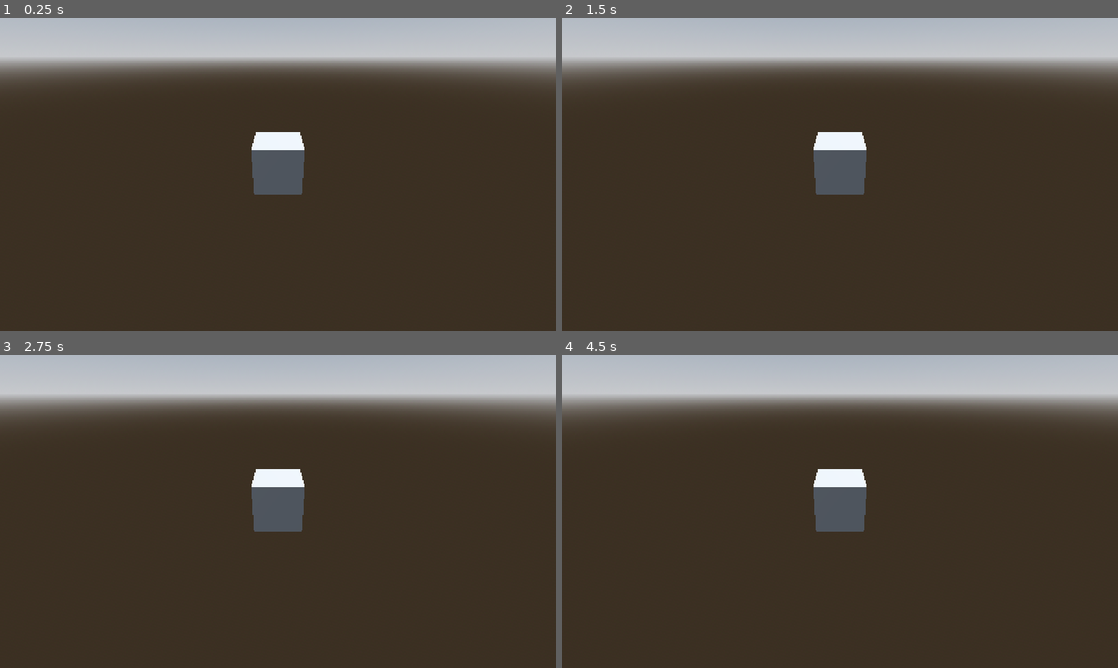
Above: before the commit, frames 1-4 (two rows, left to right).
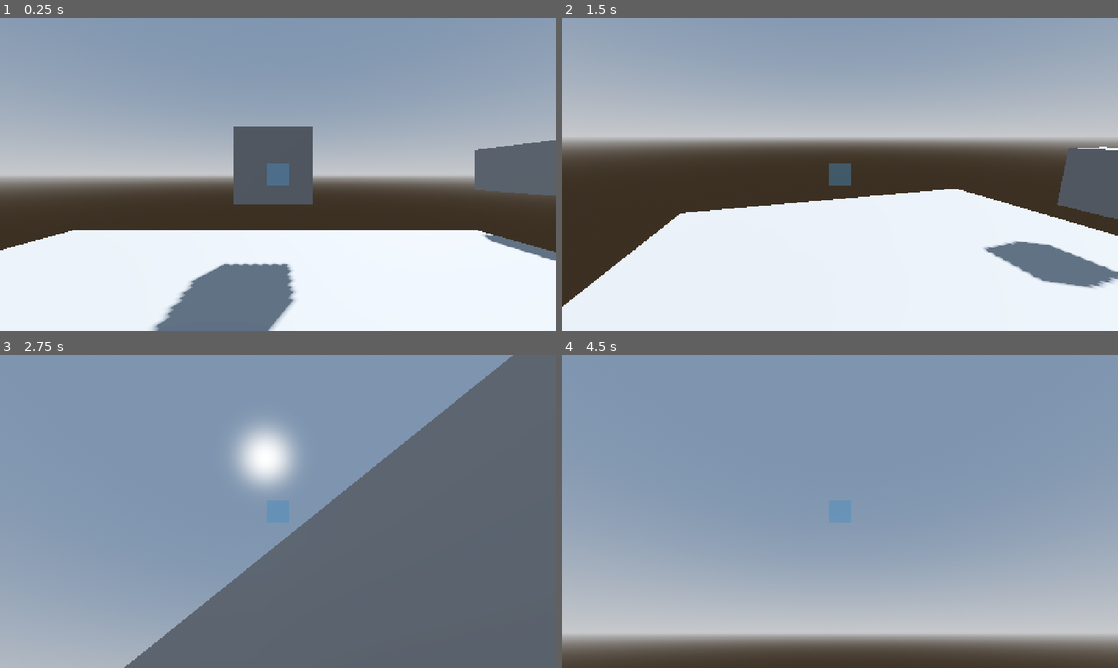
Above: after the commit, the same moments.

Repository: eddndev/promesa-de-porcelana
Game: Godot game, scene res://scenes/main.tscn
Same seed, same stepped clock (60 frames per second), same inputs: the game is played once before the commit and once after it.
Inputs (mouse positions are in pixels of both pictures, inside the frame that each line leads up to):
- Up to frame 1 (0.25 s): no input
- Up to frame 2 (1.5 s): tap Enter at 0.5 s; move the mouse to (962, 158) at 0.52 s; hold D (derecha, bound only after the commit) 0.53-1.28 s; hold Shift (sigilo, bound only after the commit) 0.53-1.28 s; tap Space (saltar, bound only after the commit) at 0.77, 0.8, 1.07, 1.35 s; move the mouse to (728, 190) at 1.27 s; hold S (atras, bound only after the commit) from 1.28 s (still down)
- Up to frame 3 (2.75 s): tap Space (saltar, bound only after the commit) at 1.52, 1.82, 2.3 s; tap Shift (sigilo, bound only after the commit) at 1.55 s; move the mouse to (333, 442) at 2.02 s; release S (atras, bound only after the commit) at 2.03 s; hold D (derecha, bound only after the commit) from 2.03 s (still down); hold Shift (sigilo, bound only after the commit) from 2.03 s (still down)
- Up to frame 4 (4.5 s): move the mouse to (812, 574) at 2.77 s; release D (derecha, bound only after the commit) at 2.78 s; release Shift (sigilo, bound only after the commit) at 2.78 s; hold W (adelante, bound only after the commit) 2.78-3.53 s; tap Shift (sigilo, bound only after the commit) at 2.85, 4.35 s; tap Space (saltar, bound only after the commit) at 3.02, 3.32 s; move the mouse to (1006, 558) at 3.52 s; hold Space (saltar, bound only after the commit) 3.53-4.28 s; hold A (izquierda, bound only after the commit) from 3.53 s (still down); move the mouse to (673, 464) at 4.27 s

The runs differ from the first frame. In frame 1, 86% of the frame differs, in the area x 0-100%, y 0-100%; in frame 2, 82%; in frame 3, 100%; in frame 4, 96%.

Commit message:
Player Añadido (creo)

Diff:
--- /dev/null
+++ b/autoloads/GLOBAL.gd
@@ -0,0 +1 @@
+extends Node
--- a/project.godot
+++ b/project.godot
@@ -8,15 +8,56 @@
 
 config_version=5
 
+[animation]
+
+compatibility/default_parent_skeleton_in_mesh_instance_3d=true
+
 [application]
 
 config/name="Promesa de Porcelana"
 run/main_scene="res://scenes/main.tscn"
-config/features=PackedStringArray("4.5", "Forward Plus")
+config/features=PackedStringArray("4.6", "Forward Plus")
 config/icon="res://icon.svg"
+
+[autoload]
+
+GLOBAL="*uid://dij5g2ojjmoof"
 
 [display]
 
 window/size/viewport_width=1280
 window/size/viewport_height=720
 window/stretch/mode="canvas_items"
+
+[input]
+
+adelante={
+"deadzone": 0.2,
+"events": [Object(InputEventKey,"resource_local_to_scene":false,"resource_name":"","device":-1,"window_id":0,"alt_pressed":false,"shift_pressed":false,"ctrl_pressed":false,"meta_pressed":false,"pressed":false,"keycode":0,"physical_keycode":87,"key_label":0,"unicode":119,"location":0,"echo":false,"script":null)
+]
+}
+izquierda={
+"deadzone": 0.2,
+"events": [Object(InputEventKey,"resource_local_to_scene":false,"resource_name":"","device":-1,"window_id":0,"alt_pressed":false,"shift_pressed":false,"ctrl_pressed":false,"meta_pressed":false,"pressed":false,"keycode":0,"physical_keycode":65,"key_label":0,"unicode":97,"location":0,"echo":false,"script":null)
+]
+}
+derecha={
+"deadzone": 0.2,
+"events": [Object(InputEventKey,"resource_local_to_scene":false,"resource_name":"","device":-1,"window_id":0,"alt_pressed":false,"shift_pressed":false,"ctrl_pressed":false,"meta_pressed":false,"pressed":false,"keycode":0,"physical_keycode":68,"key_label":0,"unicode":100,"location":0,"echo":false,"script":null)
+]
+}
+atras={
+"deadzone": 0.2,
+"events": [Object(InputEventKey,"resource_local_to_scene":false,"resource_name":"","device":-1,"window_id":0,"alt_pressed":false,"shift_pressed":false,"ctrl_pressed":false,"meta_pressed":false,"pressed":false,"keycode":0,"physical_keycode":83,"key_label":0,"unicode":115,"location":0,"echo":false,"script":null)
+]
+}
+saltar={
+"deadzone": 0.2,
+"events": [Object(InputEventKey,"resource_local_to_scene":false,"resource_name":"","device":-1,"window_id":0,"alt_pressed":false,"shift_pressed":false,"ctrl_pressed":false,"meta_pressed":false,"pressed":false,"keycode":0,"physical_keycode":32,"key_label":0,"unicode":32,"location":0,"echo":false,"script":null)
+]
+}
+sigilo={
+"deadzone": 0.2,
+"events": [Object(InputEventKey,"resource_local_to_scene":false,"resource_name":"","device":-1,"window_id":0,"alt_pressed":false,"shift_pressed":false,"ctrl_pressed":false,"meta_pressed":false,"pressed":false,"keycode":0,"physical_keycode":4194325,"key_label":0,"unicode":0,"location":0,"echo":false,"script":null)
+]
+}
--- /dev/null
+++ b/scenes/characters/filberto_player.tscn
@@ -0,0 +1,27 @@
+[gd_scene format=3 uid="uid://nsujq4k11b42"]
+
+[ext_resource type="Script" uid="uid://bglrlmi85br73" path="res://scripts/characters/filberto_player.gd" id="1_mqxfg"]
+[ext_resource type="Script" uid="uid://cqka38cnmi4e3" path="res://scripts/camera.gd" id="2_v0811"]
+[ext_resource type="PackedScene" uid="uid://bctoa7dqfitco" path="res://scenes/ui/gui.tscn" id="3_ljha4"]
+
+[sub_resource type="CapsuleMesh" id="CapsuleMesh_w632o"]
+
+[sub_resource type="CapsuleShape3D" id="CapsuleShape3D_w632o"]
+
+[node name="FilbertoPlayer" type="CharacterBody3D" unique_id=192192731]
+script = ExtResource("1_mqxfg")
+
+[node name="CSGMesh3D" type="CSGMesh3D" parent="." unique_id=1334302414]
+mesh = SubResource("CapsuleMesh_w632o")
+
+[node name="CollisionShape3D" type="CollisionShape3D" parent="." unique_id=1656180820]
+shape = SubResource("CapsuleShape3D_w632o")
+
+[node name="Camera3D" type="Camera3D" parent="." unique_id=998695570]
+transform = Transform3D(1, 0, 0, 0, 1, 0, 0, 0, 1, 0, 0.38280255, 0)
+script = ExtResource("2_v0811")
+
+[node name="RayCast3D" type="RayCast3D" parent="Camera3D" unique_id=23216445]
+target_position = Vector3(0, 0, -2.5)
+
+[node name="Gui" parent="." unique_id=944925683 instance=ExtResource("3_ljha4")]
--- a/scenes/main.tscn
+++ b/scenes/main.tscn
@@ -1,6 +1,7 @@
-[gd_scene load_steps=5 format=3]
+[gd_scene format=3 uid="uid://cmrhf37n073bi"]
 
-[ext_resource type="Script" path="res://scripts/main.gd" id="1_main_script"]
+[ext_resource type="Script" uid="uid://cbip18dv88h40" path="res://scripts/main.gd" id="1_main_script"]
+[ext_resource type="PackedScene" uid="uid://nsujq4k11b42" path="res://scenes/characters/filberto_player.tscn" id="2_0wfyh"]
 
 [sub_resource type="ProceduralSkyMaterial" id="ProceduralSkyMaterial_1"]
 sky_top_color = Color(0.384314, 0.454902, 0.54902, 1)
@@ -16,18 +17,43 @@
 tonemap_mode = 2
 glow_enabled = true
 
-[node name="Main" type="Node3D"]
+[sub_resource type="BoxMesh" id="BoxMesh_0wfyh"]
+
+[sub_resource type="BoxShape3D" id="BoxShape3D_0wfyh"]
+size = Vector3(10, 1, 10)
+
+[node name="Main" type="Node3D" unique_id=395749443]
 script = ExtResource("1_main_script")
 
-[node name="WorldEnvironment" type="WorldEnvironment" parent="."]
+[node name="WorldEnvironment" type="WorldEnvironment" parent="." unique_id=1488438021]
 environment = SubResource("Environment_1")
 
-[node name="DirectionalLight3D" type="DirectionalLight3D" parent="."]
+[node name="DirectionalLight3D" type="DirectionalLight3D" parent="." unique_id=2034997232]
 transform = Transform3D(-0.866025, -0.433013, 0.25, 0, 0.5, 0.866025, -0.5, 0.75, -0.433013, 0, 0, 0)
 shadow_enabled = true
 
-[node name="Camera3D" type="Camera3D" parent="."]
-transform = Transform3D(1, 0, 0, 0, 0.866025, 0.5, 0, -0.5, 0.866025, 0, 2, 4)
+[node name="FilbertoPlayer" parent="." unique_id=192192731 instance=ExtResource("2_0wfyh")]
+transform = Transform3D(1, 0, 0, 0, 1, 0, 0, 0, 1, 0.066977024, 1.4599427, 0.107843116)
 
-[node name="Box" type="CSGBox3D" parent="."]
+[node name="CSGMesh3D" type="CSGMesh3D" parent="." unique_id=472929489]
+transform = Transform3D(1, 0, 0, 0, 1, 0, 0, 0, 1, 0, 2, -3)
+mesh = SubResource("BoxMesh_0wfyh")
+
+[node name="StaticBody3D" type="StaticBody3D" parent="." unique_id=1544228031]
+
+[node name="CollisionShape3D" type="CollisionShape3D" parent="StaticBody3D" unique_id=1144607483]
+shape = SubResource("BoxShape3D_0wfyh")
+
+[node name="Box" type="CSGBox3D" parent="StaticBody3D" unique_id=1808806767]
 use_collision = true
+size = Vector3(10, 1, 10)
+
+[node name="StaticBody3D2" type="StaticBody3D" parent="." unique_id=907128970]
+transform = Transform3D(1, 0, 0, 0, 1, 0, 0, 0, 1, 10, 2, 0)
+
+[node name="CollisionShape3D" type="CollisionShape3D" parent="StaticBody3D2" unique_id=191727871]
+shape = SubResource("BoxShape3D_0wfyh")
+
+[node name="Box" type="CSGBox3D" parent="StaticBody3D2" unique_id=208327235]
+use_collision = true
+size = Vector3(10, 1, 10)
--- /dev/null
+++ b/scenes/ui/gui.tscn
@@ -0,0 +1,31 @@
+[gd_scene format=3 uid="uid://bctoa7dqfitco"]
+
+[ext_resource type="Texture2D" uid="uid://hmyx33ela0pv" path="res://icon.svg" id="1_fjuye"]
+
+[node name="Gui" type="CanvasLayer" unique_id=944925683]
+
+[node name="Control" type="Control" parent="." unique_id=912919956]
+layout_mode = 3
+anchors_preset = 15
+anchor_right = 1.0
+anchor_bottom = 1.0
+grow_horizontal = 2
+grow_vertical = 2
+
+[node name="TextureRect" type="TextureRect" parent="Control" unique_id=951302892]
+modulate = Color(1, 1, 1, 0.44313726)
+custom_minimum_size = Vector2(50, 50)
+layout_mode = 1
+anchors_preset = 8
+anchor_left = 0.5
+anchor_top = 0.5
+anchor_right = 0.5
+anchor_bottom = 0.5
+offset_left = -25.0
+offset_top = -25.0
+offset_right = 25.0
+offset_bottom = 25.0
+grow_horizontal = 2
+grow_vertical = 2
+texture = ExtResource("1_fjuye")
+expand_mode = 1
--- /dev/null
+++ b/scripts/camera.gd
@@ -0,0 +1,18 @@
+extends Camera3D
+
+# Variables
+
+@export var mouse_sensibility : float = 0.005
+
+# Funciones
+
+func _ready() -> void:
+	Input.mouse_mode = Input.MOUSE_MODE_CAPTURED # Aqui se pone para que desaparezca el puntero
+
+func _input(event: InputEvent) -> void:
+	if event is InputEventMouseMotion:
+		# El jugador (get_parent) rotara segun el movimiento del mouse y se regulara con la sensibilidad
+		get_parent().rotate_y(-event.relative.x * mouse_sensibility)
+		# Aqui se rota la propia camara
+		rotate_x(-event.relative.y * mouse_sensibility)
+		rotation.x = clamp(rotation.x, deg_to_rad(-80), deg_to_rad(80)) # Los valores de 80 indican hasta cuanto rotar
--- /dev/null
+++ b/scripts/characters/filberto_player.gd
@@ -0,0 +1,59 @@
+class_name Filberto extends CharacterBody3D
+
+# Variables de movimiento
+
+@export var speed : float = 425.0
+@export var gravity : float = 85.0
+@export var jump_force : float = 1200.0
+
+# Nodos
+
+@onready var camera : Camera3D = $Camera3D
+
+# Funciones
+
+func get_axis() -> Vector2: # Devolvera una direccion de vector dependiendo de las teclas presionadas
+	var axis : Vector2 = Vector2.ZERO
+	axis.x = int(Input.is_action_pressed("derecha")) - int(Input.is_action_pressed("izquierda"))
+	axis.y = int(Input.is_action_pressed("atras")) - int(Input.is_action_pressed("adelante"))
+	return axis
+
+func move_crtl(delta : float) -> void:
+	# Se calcula una direccion relativa para donde se rote el jugador
+	var direction = (transform.basis * Vector3(get_axis().x, 0, get_axis().y)).normalized()
+	if Input.is_action_pressed("sigilo"):
+		direction /= 3.0
+	# Se aplican las fuerzas a los lados
+	velocity.x = direction.x * speed * delta
+	velocity.z = direction.z * speed * delta
+	# Se aplica gravedad cuando no se esta en el suelo
+	if !is_on_floor():
+		velocity.y += -gravity * delta
+	move_and_slide()
+
+func jump(delta : float) -> void: # Funcion de salto
+	if Input.is_action_pressed("saltar") and is_on_floor():
+		velocity.y += jump_force * delta
+
+func _process(delta : float) -> void:
+	move_crtl(delta)
+	jump(delta)
+
+func _input(event: InputEvent) -> void:
+	# Cuando ya no se presiona espacio se divide la velocidad para regular el salto
+	if Input.is_action_just_released("saltar") and velocity.y > 0:
+		velocity.y /= 10
+	# Para ir mas lento
+
+
+"""
+Para Edd:
+Ya que vas a realizar un calculo para que los FPS a los que corre el juego sean los mismos que permita
+el computador del usuario, ten en cuenta la funcion procces y su parametro delta el cual pasaras a las
+funciones correspondientes y multiplicaras por este cada que afecte a una fisica especifica.
+
+delta = tiempo de cambio entre frame
+
+exite otra funcion que es _physics_process(delta) que siempre seran 60 fps (configurable)
+
+"""
Not shown, added: autoloads/GLOBAL.gd.uid
Not shown, added: scripts/camera.gd.uid
Not shown, added: scripts/characters/filberto_player.gd.uid
